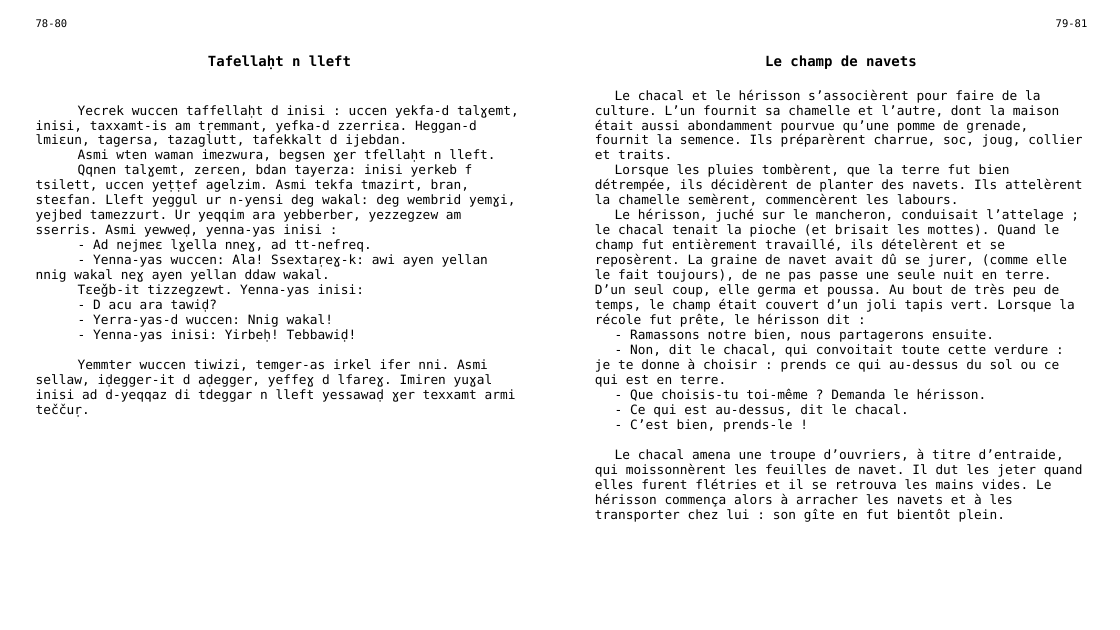
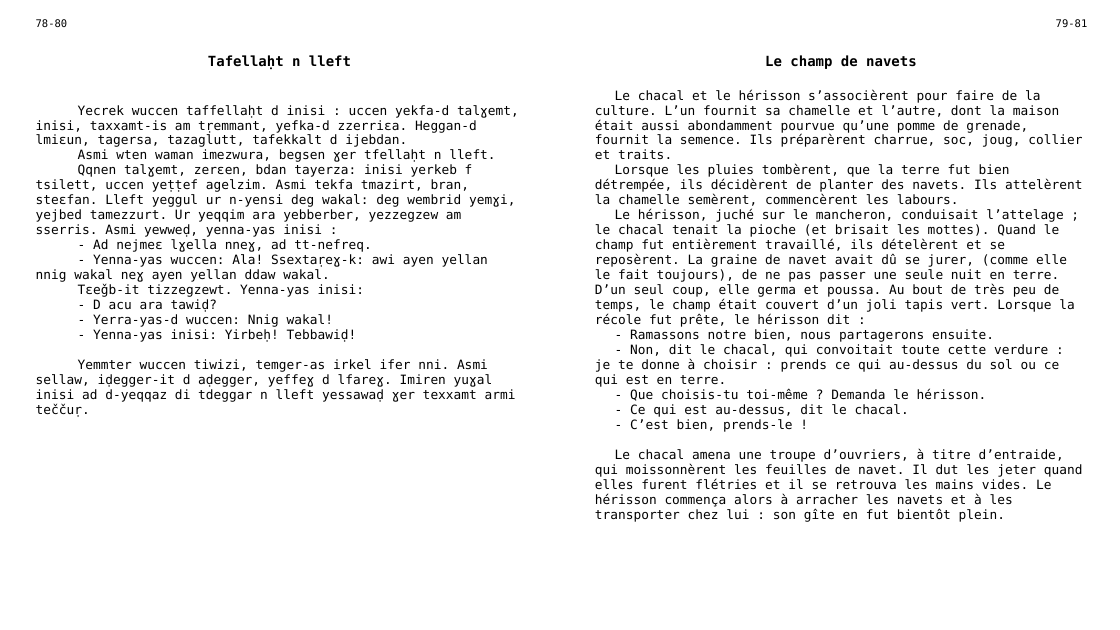
Before and after one commit to sferhah/tamacahut_n_wuccen, a slide deck: slide 28 of Uccen.ConsoleApp/uccen.pptx. Drawn at 1120x630 pixels with LibreOffice and Linux fonts; fonts in the diff are those of the drawing. Boxes give left, top, right and bottom in pixels: in the first picture for what was removed or moved away, otherwise in the second. Text is boxed around its words. In the diff, an @@ line names an element or a change of style, - is before the commit and + after.

```diff
--- a/Uccen.ConsoleApp/uccen.pptx
+++ b/Uccen.ConsoleApp/uccen.pptx
@@ table at [27, 13, 1096, 607] @@
-row 3, column 3: Le chacal et le hérisson s’associèrent pour faire de la culture. L’un fournit sa chamelle et l’autre, dont la maison était aussi abondamment pourvue qu’une pomme de grenade, fournit la semence. Ils préparèrent charrue, soc, joug, collier et traits. / Lorsque les pluies tombèrent, que la terre fut bien détrempée, ils décidèrent de planter des navets. Ils attelèrent la chamelle semèrent, commencèrent les labours. / Le hérisson, juché sur le mancheron, conduisait l’attelage ; le chacal tenait la pioche (et brisait les mottes). Quand le champ fut entièrement travaillé, ils dételèrent et se reposèrent. La graine de navet avait dû se jurer, (comme elle le fait toujours), de ne pas passe une seule nuit en terre. D’un seul coup, elle germa et poussa. Au bout de très peu de temps, le champ était couvert d’un joli tapis vert. Lorsque la récole fut prête, le hérisson dit : / - Ramassons notre bien, nous partagerons ensuite. / - Non, dit le chacal, qui convoitait toute cette verdure : je te donne à choisir : prends ce qui au-dessus du sol ou ce qui est en terre. / - Que choisis-tu toi-même ? Demanda le hérisson. / - Ce qui est au-dessus, dit le chacal. / - C’est bien, prends-le ! / Le chacal amena une troupe d’ouvriers, à titre d’entraide, qui moissonnèrent les feuilles de navet. Il dut les jeter quand elles furent flétries et il se retrouva les mains vides. Le hérisson commença alors à arracher les navets et à les transporter chez lui : son gîte en fut bientôt plein.
+row 3, column 3: Le chacal et le hérisson s’associèrent pour faire de la culture. L’un fournit sa chamelle et l’autre, dont la maison était aussi abondamment pourvue qu’une pomme de grenade, fournit la semence. Ils préparèrent charrue, soc, joug, collier et traits. / Lorsque les pluies tombèrent, que la terre fut bien détrempée, ils décidèrent de planter des navets. Ils attelèrent la chamelle semèrent, commencèrent les labours. / Le hérisson, juché sur le mancheron, conduisait l’attelage ; le chacal tenait la pioche (et brisait les mottes). Quand le champ fut entièrement travaillé, ils dételèrent et se reposèrent. La graine de navet avait dû se jurer, (comme elle le fait toujours), de ne pas passer une seule nuit en terre. D’un seul coup, elle germa et poussa. Au bout de très peu de temps, le champ était couvert d’un joli tapis vert. Lorsque la récole fut prête, le hérisson dit : / - Ramassons notre bien, nous partagerons ensuite. / - Non, dit le chacal, qui convoitait toute cette verdure : je te donne à choisir : prends ce qui au-dessus du sol ou ce qui est en terre. / - Que choisis-tu toi-même ? Demanda le hérisson. / - Ce qui est au-dessus, dit le chacal. / - C’est bien, prends-le ! / Le chacal amena une troupe d’ouvriers, à titre d’entraide, qui moissonnèrent les feuilles de navet. Il dut les jeter quand elles furent flétries et il se retrouva les mains vides. Le hérisson commença alors à arracher les navets et à les transporter chez lui : son gîte en fut bientôt plein.
```
Also in this commit, not shown: 14 other slides changed, 1 other file.
